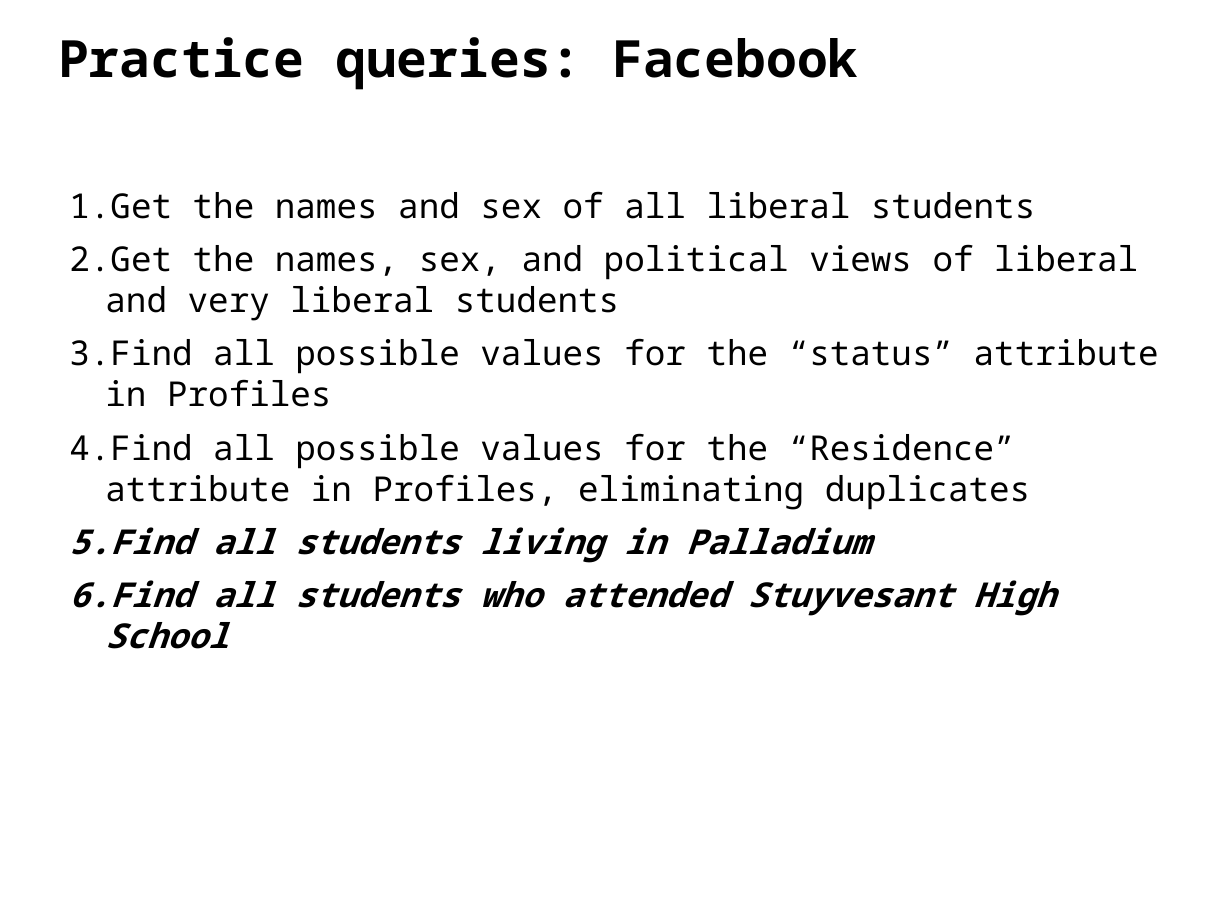
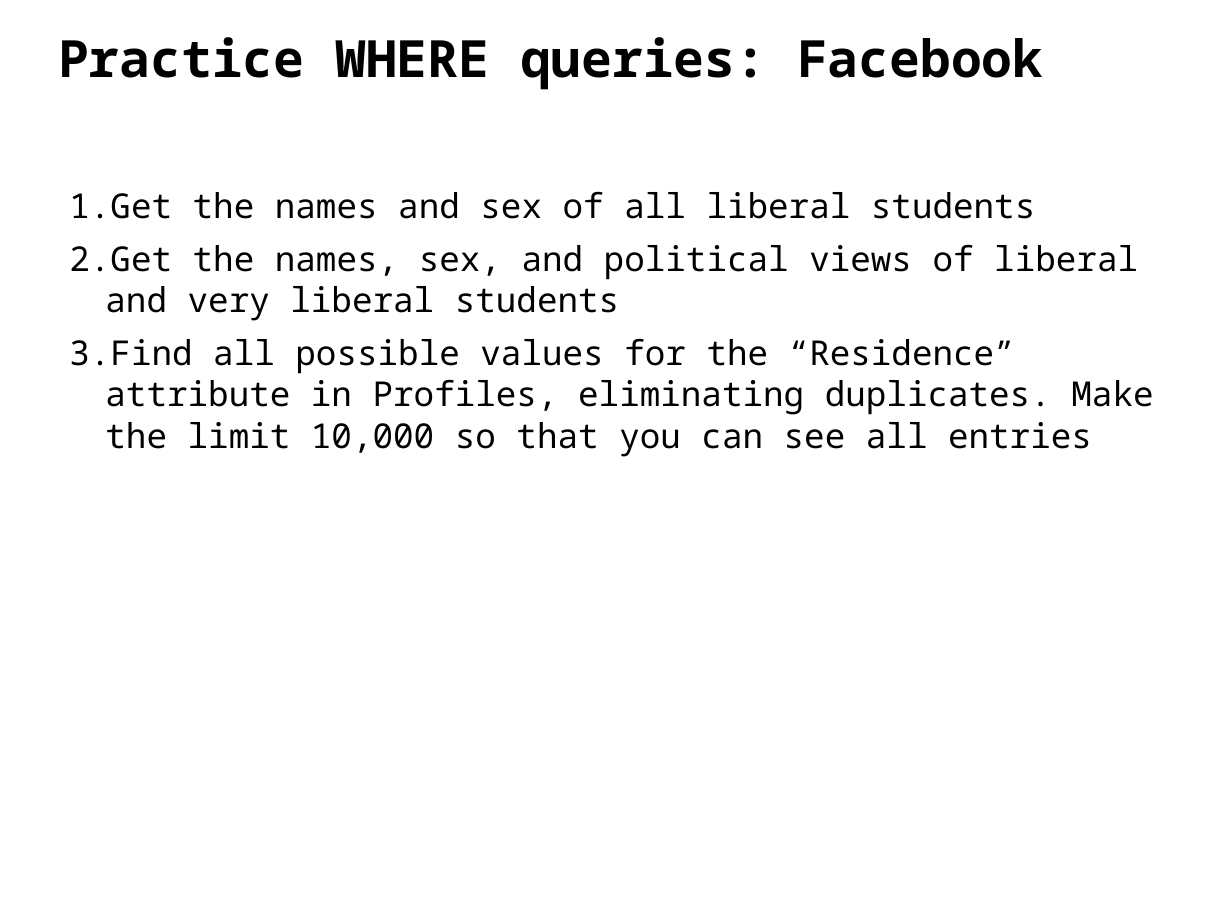
Before and after one commit to ipeirotis/introduction-to-databases, a slide deck: slide 28 of C-SQL.pptx (slide 22 before the commit). Drawn at 1232x924 pixels with LibreOffice and Linux fonts; fonts in the diff are those of the drawing. Boxes give left, top, right and bottom in pixels: in the first picture for what was removed or moved away, otherwise in the second. Text is boxed around its words. In the diff, an @@ line names an element or a change of style, - is before the commit and + after.

```diff
--- a/C-SQL.pptx
+++ b/C-SQL.pptx
@@ text at <box>58,37,1043,90</box>: text changed @@
-Practice queries: Facebook
+Practice WHERE queries: Facebook
@@ text at <box>69,338,1153,457</box>: text changed @@
-3. Find all possible values for the “status” attribute in Profiles
-4. Find all possible values for the “Residence” attribute in Profiles, eliminating duplicates
-5. Find all students living in Palladium
-6. Find all students who attended Stuyvesant High School
+3. Find all possible values for the “Residence” attribute in Profiles, eliminating duplicates. Make the limit 10,000 so that you can see all entries
```
Also in this commit, not shown: 6 other slides changed, 7 slides added, 1 slide removed.
